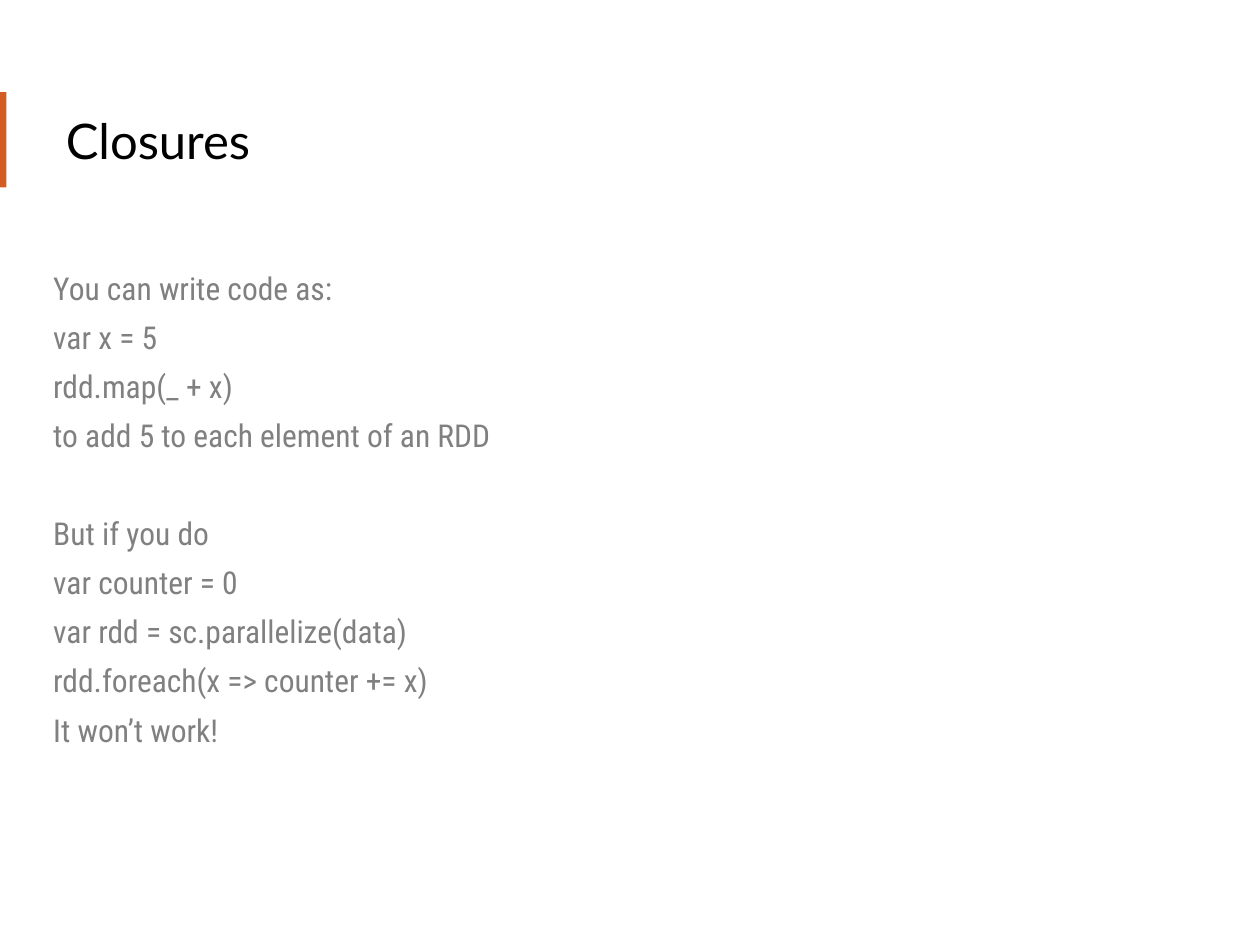
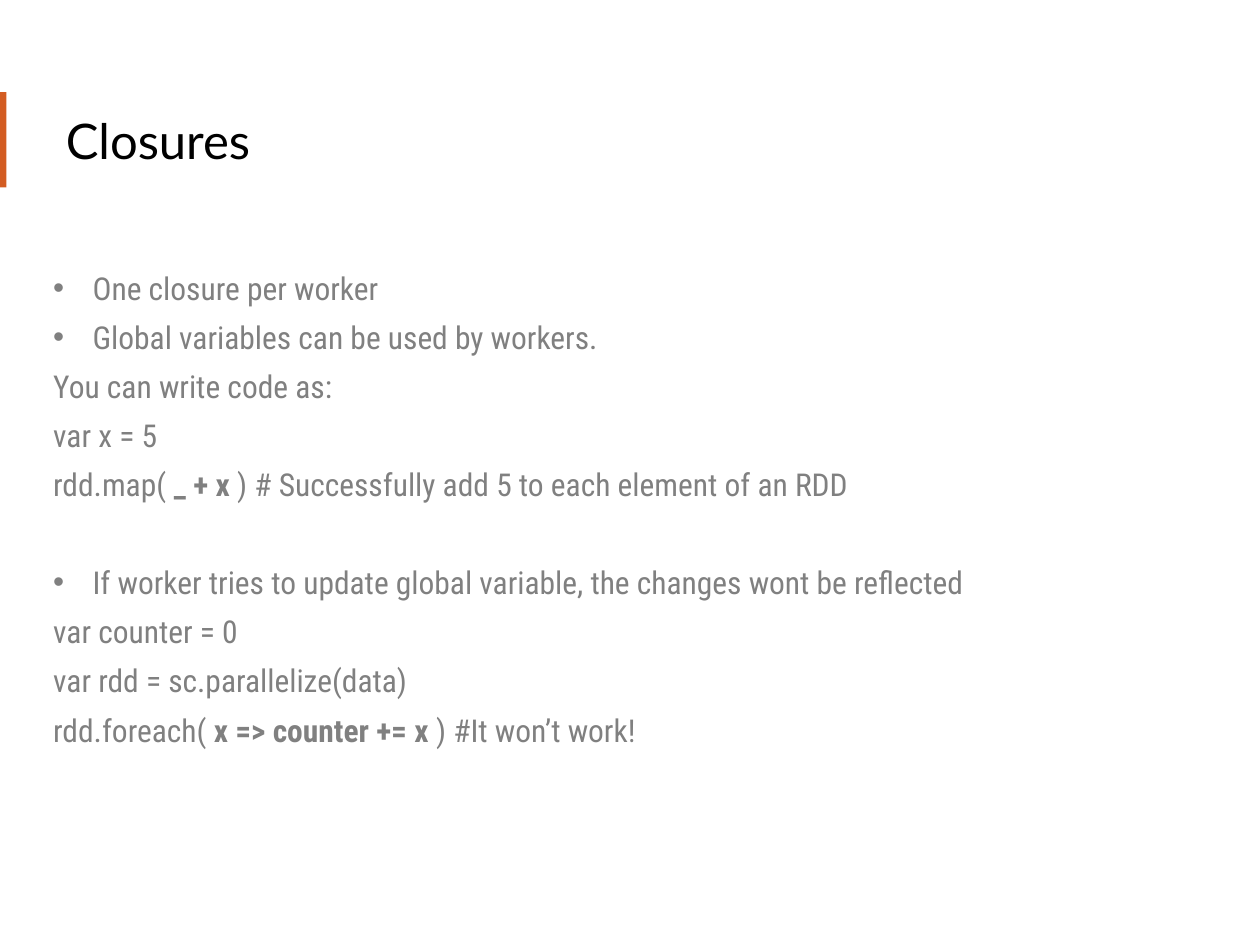
Before and after one commit to teamclairvoyant/intro-to-spark, a slide deck: slide 63 of Intro to Apache Spark Slides.pptx. Drawn at 1260x945 pixels with LibreOffice and Linux fonts; fonts in the diff are those of the drawing. Boxes give left, top, right and bottom in pixels: in the first picture for what was removed or moved away, otherwise in the second. Text is boxed around its words. In the diff, an @@ line names an element or a change of style, - is before the commit and + after.

Commit message:
Fixing spelling issues and other issues with slides after first run through

```diff
--- a/Intro to Apache Spark Slides.pptx
+++ b/Intro to Apache Spark Slides.pptx
@@ text at <box>93,276,598,356</box>: paragraphs added @@
+• One closure per worker
+• Global variables can be used by workers.
@@ text at <box>53,471,963,601</box>: text changed @@
-rdd.map(_ + x)
-to add 5 to each element of an RDD
-But if you do
+rdd.map( _ + x ) # Successfully add 5 to each element of an RDD
+• If worker tries to update global variable, the changes wont be reflected
@@ text at <box>53,717,636,749</box>: text changed @@
-rdd.foreach(x => counter += x)
-It won’t work!
+rdd.foreach( x => counter += x ) #It won’t work!
```
Also in this commit, not shown: 13 other slides changed.
